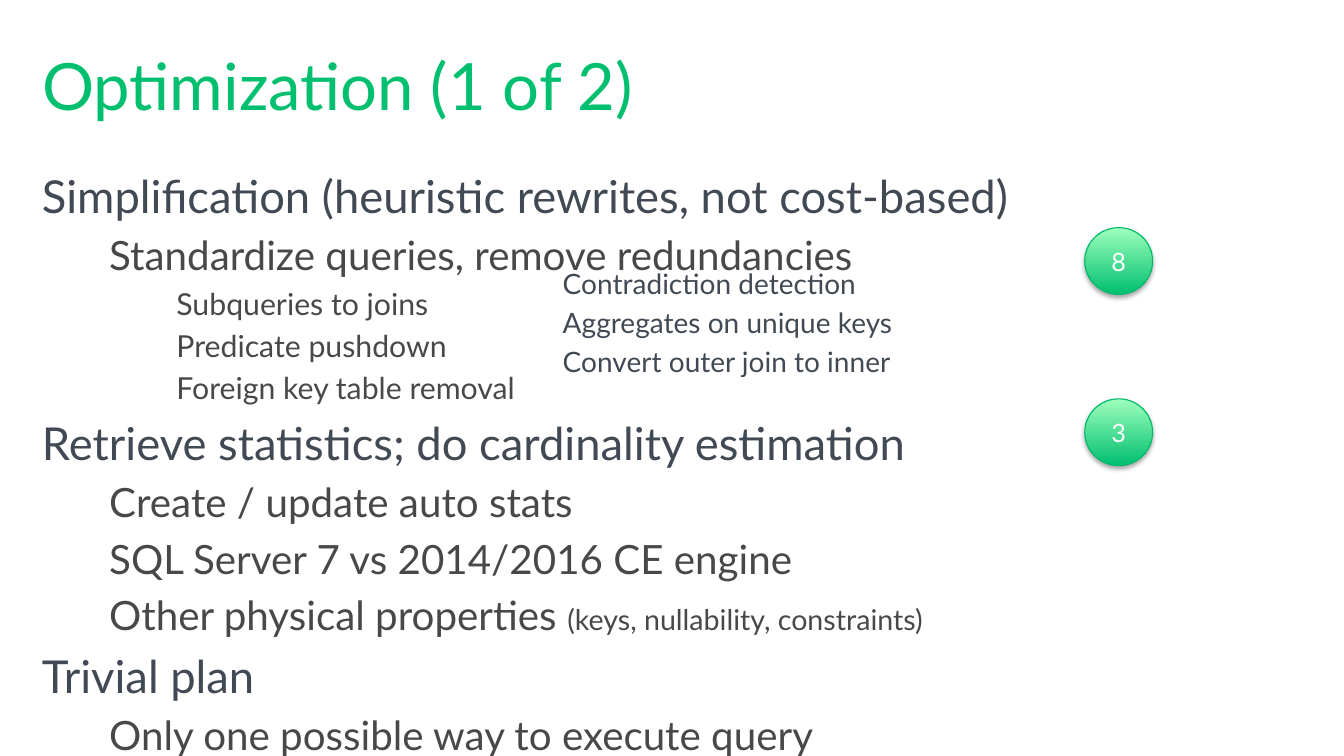
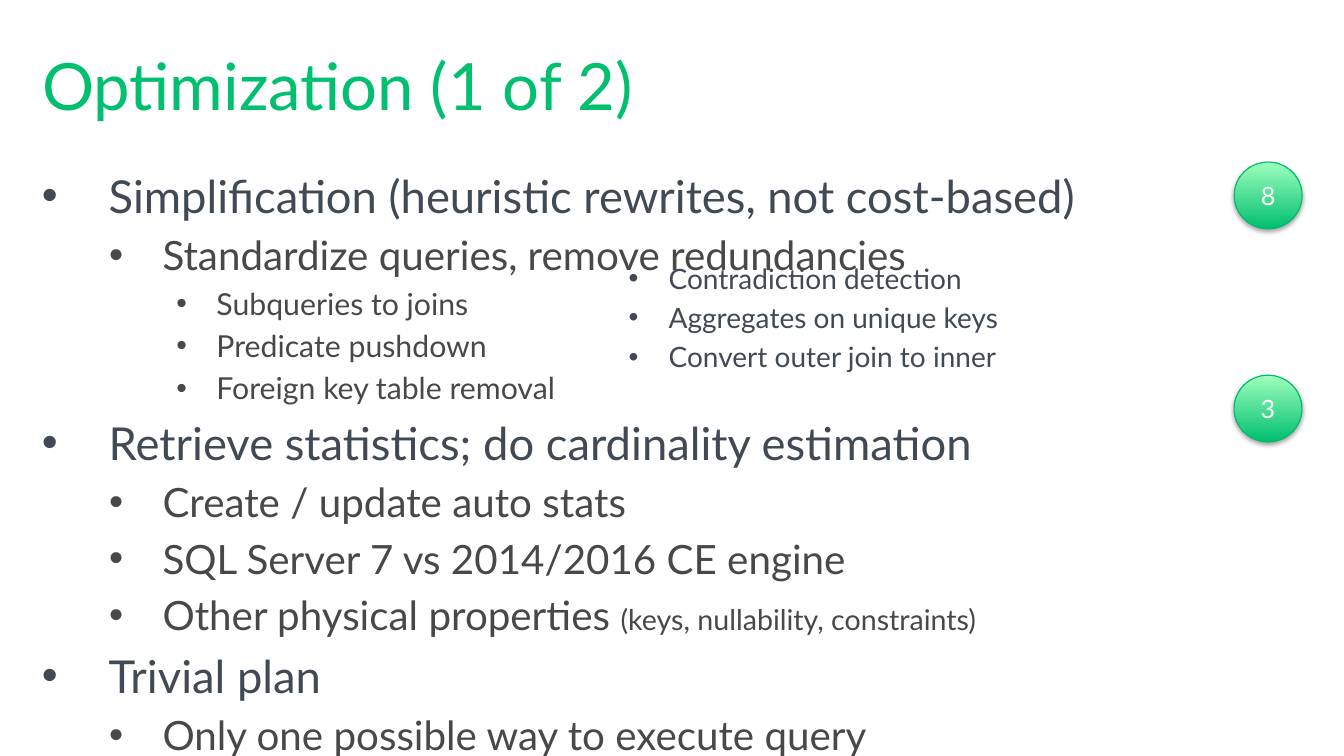
Before and after one commit to tf3604/OptimizerPresentation, a slide deck: slide 33 of Optimizer.pptx. Drawn at 1344x756 pixels with LibreOffice and Linux fonts; fonts in the diff are those of the drawing; background and template pictures are left out. Boxes give left, top, right and bottom in pixels: in the first picture for what was removed or moved away, otherwise in the second. Text is boxed around its words. In the diff, an @@ line names an element or a change of style, - is before the commit and + after.

```diff
--- a/Optimizer.pptx
+++ b/Optimizer.pptx
@@ text "Simplification (heuristic rewrites, not cost-based)" at [109,178,1075,756]: bullet none to • @@
@@ ellipse "8": place and size @@
-ellipse "8" at [1085,227,1153,294]
+ellipse "8" at [1234,162,1302,229]
@@ text "Contradiction detection" at [669,265,998,372]: bullet none to • @@
@@ text "Contradiction detection": place and size @@
-text "Contradiction detection" at [563,269,892,377]
+text "Contradiction detection" at [669,265,998,372]
@@ ellipse "3": place and size @@
-ellipse "3" at [1085,399,1153,466]
+ellipse "3" at [1234,375,1302,443]
```
Also in this commit, not shown: 38 other slides changed.
